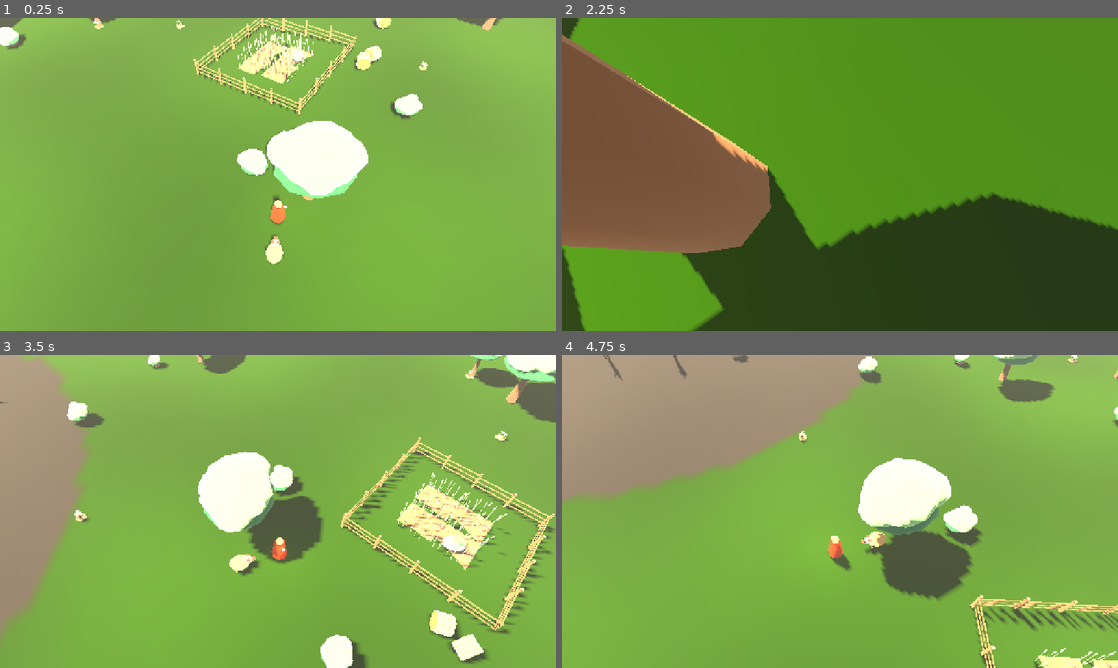
Above: before the commit, frames 1-4 (two rows, left to right).
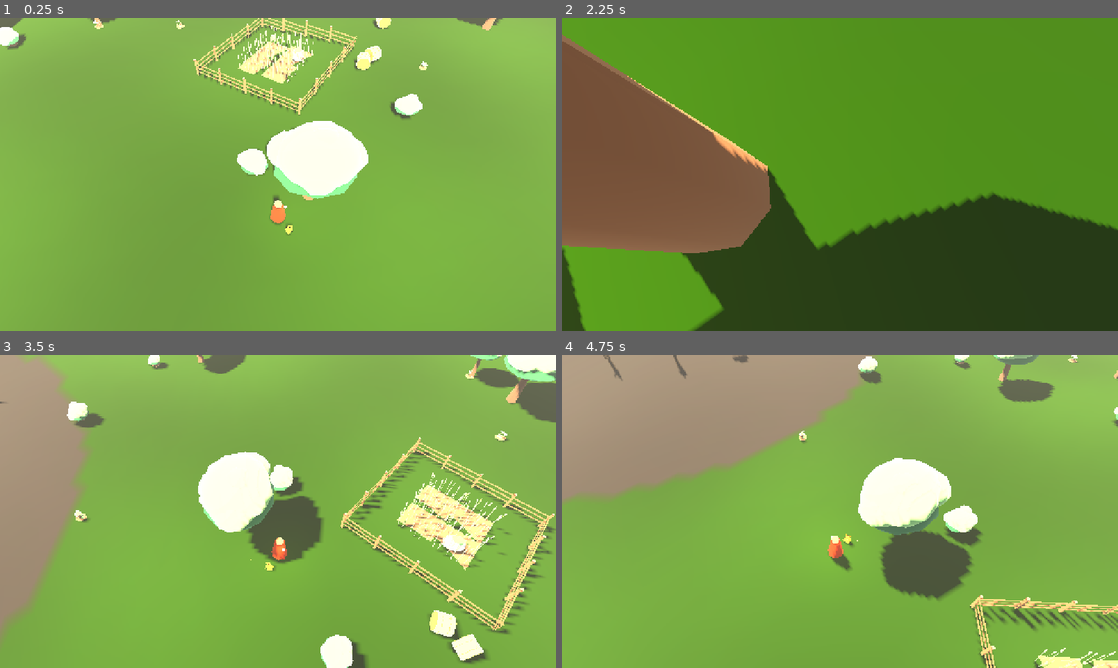
Above: after the commit, the same moments.

Repository: dersley20-create/Lantern
Game: Godot game, scene res://scenes/main.tscn
Same seed, same stepped clock (60 frames per second), same inputs: the game is played once before the commit and once after it.
Inputs (mouse positions are in pixels of both pictures, inside the frame that each line leads up to):
- Up to frame 1 (0.25 s): no input
- Up to frame 2 (2.25 s): move the mouse to (962, 158) at 0.52 s; hold D 0.53-1.25 s; hold Q 0.53-1.25 s; click (962, 158) at 0.67 s; drag from (728, 190) to (812, 237) at 1.27 s; move the mouse to (895, 105) at 2.02 s; hold D from 2.03 s (still down); hold Q from 2.03 s (still down)
- Up to frame 3 (3.5 s): release D at 2.75 s; release Q at 2.75 s; drag from (250, 574) to (111, 464) at 2.77 s
- Up to frame 4 (4.75 s): move the mouse to (1006, 558) at 3.52 s; hold A 3.53-4.25 s; hold Q 3.53-4.25 s; drag from (673, 464) to (756, 433) at 4.27 s

The runs differ from the first frame. In frame 1, 0.3% of the frame differs, in the area x 47-53%, y 66-79%; in frame 2, 0.2%; in frame 3, 0.3%, in the area x 41-50%, y 63-71%; in frame 4, 0.3%.

Commit message:
Add Pyreleaf as the first raised Nestkin.
Import the rigged creature beside the player, play Idle, keep the project toon shader, and glow the eyes, seed, and glimmer with a small particle halo.

Co-authored-by: dersley20-create <dersley20-create@users.noreply.github.com>

Diff:
--- /dev/null
+++ b/assets/shaders/creature_glow.gdshader
@@ -0,0 +1,13 @@
+shader_type spatial;
+// Unshaded catchlight for eyes. No custom vertex(), so the skin stays intact.
+render_mode unshaded, cull_back, shadows_disabled, ambient_light_disabled;
+
+uniform vec4 glow_color : source_color = vec4(1.0, 1.0, 0.96, 1.0);
+uniform float base = 1.25;
+uniform float amp = 0.08;
+uniform float speed = 2.2;
+
+void fragment() {
+	float k = max(base + amp * sin(TIME * speed), 0.0);
+	ALBEDO = glow_color.rgb * k;
+}
--- /dev/null
+++ b/assets/shaders/creature_glow_add.gdshader
@@ -0,0 +1,14 @@
+shader_type spatial;
+// Additive twinkle for seed glow and glimmer. Adapted from the artist's
+// reference, without a vertex hook so the 16-bone skin still deforms.
+render_mode unshaded, blend_add, cull_disabled, shadows_disabled, ambient_light_disabled;
+
+uniform vec4 glow_color : source_color = vec4(1.0, 0.85, 0.4, 1.0);
+uniform float base = 1.15;
+uniform float amp = 0.45;
+uniform float speed = 3.4;
+
+void fragment() {
+	float k = max(base + amp * sin(TIME * speed), 0.0);
+	ALBEDO = glow_color.rgb * k;
+}
--- a/scripts/camera/follow_camera.gd
+++ b/scripts/camera/follow_camera.gd
@@ -42,6 +42,21 @@
 	_yaw_target = _yaw
 	_distance = clampf(distance, min_distance, max_distance)
 	_distance_target = _distance
+
+
+## Pulls in for a companion portrait. Gameplay zoom limits stay as exported.
+func frame_companion() -> void:
+	min_distance = 2.8
+	pitch_degrees = 42.0
+	look_height = 0.5
+	look_ahead = -0.15
+	fov = 36.0
+	_distance = 5.4
+	_distance_target = 5.4
+	if _camera != null:
+		_camera.fov = fov
+		_camera.near = 0.05
+	snap()
 
 
 func snap() -> void:
--- a/scripts/creatures/companion.gd
+++ b/scripts/creatures/companion.gd
@@ -1,15 +1,30 @@
 extends Node3D
 
-## The player's first raised creature. There is no separate companion species:
-## this placeholder is that creature, small and generic, until its .glb arrives.
-## It has no collision so it cannot shove the player.
-
-@export var follow_distance: float = 1.75
-@export var side_distance: float = 0.9
-@export var catchup: float = 4.0
+## Pyreleaf, the player's first raised Nestkin. Hearthvale and Glimmerwood.
+## The mesh faces +Z. Godot's look_at aims -Z, so the visual sits on a half-turn
+## pivot. Idle plays at rest and a little faster while following. There is no
+## walk cycle yet. No collision, so it cannot shove the player.
+
+const PYRELEAF_PATH := "res://assets/models/creatures/pyreleaf.glb"
+const GLOW_SHADER := "res://assets/shaders/creature_glow.gdshader"
+const GLOW_ADD_SHADER := "res://assets/shaders/creature_glow_add.gdshader"
+
+const _EMISSIVE := {
+	"PY_EyeHighlight": {"add": false, "base": 1.3, "amp": 0.06, "speed": 2.0},
+	"PY_SeedGlow": {"add": true, "base": 1.25, "amp": 0.35, "speed": 2.6},
+	"PY_Glimmer": {"add": true, "base": 1.15, "amp": 0.55, "speed": 3.6},
+	"PY_GlimmerLine": {"add": true, "base": 1.05, "amp": 0.4, "speed": 3.1},
+}
+
+@export var follow_distance: float = 0.35
+@export var side_distance: float = 0.85
+@export var catchup: float = 4.5
 @export var visual_scene: PackedScene
 
 var _bob: float = 0.0
+var _anim: AnimationPlayer
+var _glow: Shader
+var _glow_add: Shader
 
 
 func _enter_tree() -> void:
@@ -17,10 +32,34 @@
 
 
 func _ready() -> void:
-	CreatureVisual.apply_override(self, visual_scene)
-	var visual := get_node_or_null("VisualRoot")
-	if visual != null:
-		ToonMaterial.apply_node(visual)
+	_glow = load(GLOW_SHADER) as Shader
+	_glow_add = load(GLOW_ADD_SHADER) as Shader
+	var packed := visual_scene
+	if packed == null:
+		packed = load(PYRELEAF_PATH) as PackedScene
+	var root := get_node_or_null("VisualRoot") as Node3D
+	var placeholder := get_node_or_null("VisualRoot/Placeholder")
+	if packed != null and root != null:
+		var pivot := Node3D.new()
+		pivot.name = "FacePivot"
+		pivot.rotation.y = PI
+		root.add_child(pivot)
+		var visual := packed.instantiate()
+		visual.name = "Pyreleaf"
+		pivot.add_child(visual)
+		_style(visual)
+		_anim = _find_animation_player(visual)
+		if _anim != null and _anim.has_animation(&"Idle"):
+			var clip := _anim.get_animation(&"Idle")
+			if clip != null:
+				clip.loop_mode = Animation.LOOP_LINEAR
+			_anim.play(&"Idle")
+		_add_halo(pivot)
+		_add_seed_motes(visual)
+		if placeholder is Node3D:
+			(placeholder as Node3D).visible = false
+	elif root != null:
+		ToonMaterial.apply_node(root)
 
 
 func snap_to(player: Node3D) -> void:
@@ -41,9 +80,13 @@
 	if player is CharacterBody3D:
 		speed = Vector2(player.velocity.x, player.velocity.z).length()
 	var moving := speed > 0.35
-	var bob := sin(_bob * (7.5 if moving else 2.2)) * (0.035 if moving else 0.012)
-	global_position = Vector3(next.x, ground + bob, next.z)
+	var hop := 0.0
+	if moving:
+		hop = absf(sin(_bob * 11.0)) * 0.055
+	global_position = Vector3(next.x, ground + hop, next.z)
 	_turn_toward(player.global_position)
+	if _anim != null:
+		_anim.speed_scale = 1.7 if moving else 1.0
 	_swing_legs(moving)
 
 
@@ -71,9 +114,126 @@
 func _turn_toward(target: Vector3) -> void:
 	var flat := target - global_position
 	flat.y = 0.0
-	if flat.length_squared() < 0.04:
+	if flat.length_squared() < 0.02:
 		return
 	look_at(global_position + flat.normalized(), Vector3.UP)
+
+
+func _style(node: Node) -> void:
+	if node is MeshInstance3D:
+		var mesh_instance := node as MeshInstance3D
+		if mesh_instance.mesh != null:
+			for index in mesh_instance.mesh.get_surface_count():
+				var source := mesh_instance.get_surface_override_material(index)
+				if source == null:
+					source = mesh_instance.mesh.surface_get_material(index)
+				var material_name := ""
+				if source != null:
+					material_name = String(source.resource_name)
+				if _EMISSIVE.has(material_name):
+					mesh_instance.set_surface_override_material(index, _glow_material(source, _EMISSIVE[material_name]))
+				else:
+					mesh_instance.set_surface_override_material(index, ToonMaterial.from_source(source))
+	for child in node.get_children():
+		_style(child)
+
+
+func _glow_material(source: Material, spec: Dictionary) -> ShaderMaterial:
+	var material := ShaderMaterial.new()
+	material.shader = _glow_add if bool(spec["add"]) else _glow
+	var color := Color(1, 0.86, 0.45)
+	if source is StandardMaterial3D:
+		var standard := source as StandardMaterial3D
+		color = standard.emission if standard.emission_enabled else standard.albedo_color
+	material.set_shader_parameter("glow_color", color)
+	material.set_shader_parameter("base", float(spec.base))
+	material.set_shader_parameter("amp", float(spec.amp))
+	material.set_shader_parameter("speed", float(spec.speed))
+	return material
+
+
+func _add_halo(pivot: Node3D) -> void:
+	var stars := GPUParticles3D.new()
+	stars.name = "GlimmerHalo"
+	stars.position = Vector3(0, 0.38, 0)
+	stars.amount = 8
+	stars.lifetime = 1.7
+	stars.preprocess = 0.8
+	stars.visibility_aabb = AABB(Vector3(-1.0, -0.4, -1.0), Vector3(2.0, 1.6, 2.0))
+	stars.process_material = _motes(0.32, Color(1.0, 0.9, 0.55, 0.85), 0.02, 0.1, Vector3(0, 0.06, 0))
+	stars.draw_pass_1 = _spark(0.012, Color(1.0, 0.88, 0.5, 0.7))
+	pivot.add_child(stars)
+
+
+func _add_seed_motes(visual: Node) -> void:
+	var skeleton := _find_skeleton(visual)
+	var host: Node = visual
+	if skeleton != null and skeleton.find_bone("seed") >= 0:
+		var attachment := BoneAttachment3D.new()
+		attachment.name = "SeedGlow"
+		attachment.bone_name = "seed"
+		skeleton.add_child(attachment)
+		host = attachment
+	var motes := GPUParticles3D.new()
+	motes.name = "SeedMotes"
+	motes.amount = 5
+	motes.lifetime = 1.15
+	motes.preprocess = 0.5
+	motes.visibility_aabb = AABB(Vector3(-0.4, -0.2, -0.4), Vector3(0.8, 0.7, 0.8))
+	motes.process_material = _motes(0.07, Color(1.0, 0.55, 0.22, 0.8), 0.04, 0.14, Vector3(0, 0.12, 0))
+	motes.draw_pass_1 = _spark(0.016, Color(1.0, 0.5, 0.18, 0.75))
+	host.add_child(motes)
+
+
+func _motes(radius: float, color: Color, speed_min: float, speed_max: float, gravity: Vector3) -> ParticleProcessMaterial:
+	var process := ParticleProcessMaterial.new()
+	process.emission_shape = ParticleProcessMaterial.EMISSION_SHAPE_SPHERE
+	process.emission_sphere_radius = radius
+	process.direction = Vector3(0, 1, 0)
+	process.spread = 70.0
+	process.initial_velocity_min = speed_min
+	process.initial_velocity_max = speed_max
+	process.gravity = gravity
+	process.scale_min = 0.45
+	process.scale_max = 1.0
+	process.color = color
+	return process
+
+
+func _spark(size: float, color: Color) -> SphereMesh:
+	var sphere := SphereMesh.new()
+	sphere.radius = size
+	sphere.height = size * 2.0
+	sphere.radial_segments = 6
+	sphere.rings = 4
+	var material := StandardMaterial3D.new()
+	material.shading_mode = BaseMaterial3D.SHADING_MODE_UNSHADED
+	material.transparency = BaseMaterial3D.TRANSPARENCY_ALPHA
+	material.blend_mode = BaseMaterial3D.BLEND_MODE_ADD
+	material.albedo_color = color
+	material.disable_receive_shadows = true
+	sphere.material = material
+	return sphere
+
+
+func _find_animation_player(node: Node) -> AnimationPlayer:
+	if node is AnimationPlayer:
+		return node as AnimationPlayer
+	for child in node.get_children():
+		var found := _find_animation_player(child)
+		if found != null:
+			return found
+	return null
+
+
+func _find_skeleton(node: Node) -> Skeleton3D:
+	if node is Skeleton3D:
+		return node as Skeleton3D
+	for child in node.get_children():
+		var found := _find_skeleton(child)
+		if found != null:
+			return found
+	return null
 
 
 func _swing_legs(moving: bool) -> void:
@@ -81,14 +241,11 @@
 	if root == null or not root.visible:
 		return
 	var swing := sin(_bob * 8.0) * 0.45 if moving else 0.0
-	_set_leg(root, "LegFL", swing)
-	_set_leg(root, "LegBR", swing)
-	_set_leg(root, "LegFR", -swing)
-	_set_leg(root, "LegBL", -swing)
-
-
-func _set_leg(root: Node, leg_name: String, angle: float) -> void:
-	var leg := root.get_node_or_null(leg_name) as Node3D
-	if leg == null:
-		return
-	leg.rotation.x = angle
+	for leg_name in ["LegFL", "LegBR"]:
+		var leg := root.get_node_or_null(leg_name) as Node3D
+		if leg != null:
+			leg.rotation.x = swing
+	for leg_name in ["LegFR", "LegBL"]:
+		var leg := root.get_node_or_null(leg_name) as Node3D
+		if leg != null:
+			leg.rotation.x = -swing
--- a/scripts/main.gd
+++ b/scripts/main.gd
@@ -35,7 +35,9 @@
 	_player.velocity = Vector3.ZERO
 	if _companion.has_method("snap_to"):
 		_companion.snap_to(_player)
-	if _camera.has_method("snap"):
+	if not _shot_path.is_empty() and _camera.has_method("frame_companion"):
+		_camera.frame_companion()
+	elif _camera.has_method("snap"):
 		_camera.snap()
 	_player.enable_play()
 	_started = true
@@ -46,7 +48,7 @@
 		return
 	_shot_frames += 1
 	var ring_ready := _world.is_ring_ready()
-	if ring_ready and _shot_frames > 24:
+	if ring_ready and _shot_frames > 48:
 		_shot_started = true
 		_capture_screenshot()
 	elif _shot_frames > 900:
--- a/scripts/tests/test_world.gd
+++ b/scripts/tests/test_world.gd
@@ -35,6 +35,7 @@
 	_check_slope_and_coverage(params, noises, failures)
 	_check_props(params, noises, failures)
 	_check_stick(failures)
+	_check_pyreleaf(failures)
 	_finish(failures)
 	return 0 if failures.is_empty() else 1
 
@@ -221,6 +222,48 @@
 			_expect(failures, placed.size() <= 1, "%s stays a landmark" % String(key))
 
 
+func _check_pyreleaf(failures: Array[String]) -> void:
+	var path := "res://assets/models/creatures/pyreleaf.glb"
+	_expect(failures, FileAccess.file_exists(path), "pyreleaf file exists")
+	var packed := load(path) as PackedScene
+	_expect(failures, packed != null, "pyreleaf scene loads")
+	if packed == null:
+		return
+	var root := packed.instantiate()
+	get_root().add_child(root)
+	var anim := _find_named(root, "AnimationPlayer") as AnimationPlayer
+	var names: PackedStringArray = anim.get_animation_list() if anim != null else PackedStringArray()
+	_expect(failures, anim != null and names.has("Idle"), "pyreleaf plays Idle")
+	var materials: Array[String] = []
+	_collect_materials(root, materials)
+	_expect(failures, materials.size() >= 8, "pyreleaf has its material surfaces")
+	for needed in ["PY_EyeHighlight", "PY_SeedGlow", "PY_Glimmer", "PY_GlimmerLine", "PY_Fur"]:
+		_expect(failures, materials.has(needed), "pyreleaf material %s" % needed)
+	root.free()
+
+
+func _find_named(node: Node, type_name: String) -> Node:
+	if node.get_class() == type_name:
+		return node
+	for child in node.get_children():
+		var found := _find_named(child, type_name)
+		if found != null:
+			return found
+	return null
+
+
+func _collect_materials(node: Node, materials: Array[String]) -> void:
+	if node is MeshInstance3D:
+		var mesh_instance := node as MeshInstance3D
+		if mesh_instance.mesh != null:
+			for index in mesh_instance.mesh.get_surface_count():
+				var material := mesh_instance.mesh.surface_get_material(index)
+				if material != null and not String(material.resource_name).is_empty():
+					materials.append(String(material.resource_name))
+	for child in node.get_children():
+		_collect_materials(child, materials)
+
+
 func _check_stick(failures: Array[String]) -> void:
 	var up: Vector2 = TouchScript.stick_vector(Vector2(0, 100), Vector2(0, 50), 50.0, 0.12)
 	var right: Vector2 = TouchScript.stick_vector(Vector2.ZERO, Vector2(40, 0), 40.0, 0.12)
Binary file added: assets/models/creatures/pyreleaf.glb
Not shown, added: assets/models/creatures/pyreleaf.glb.import
